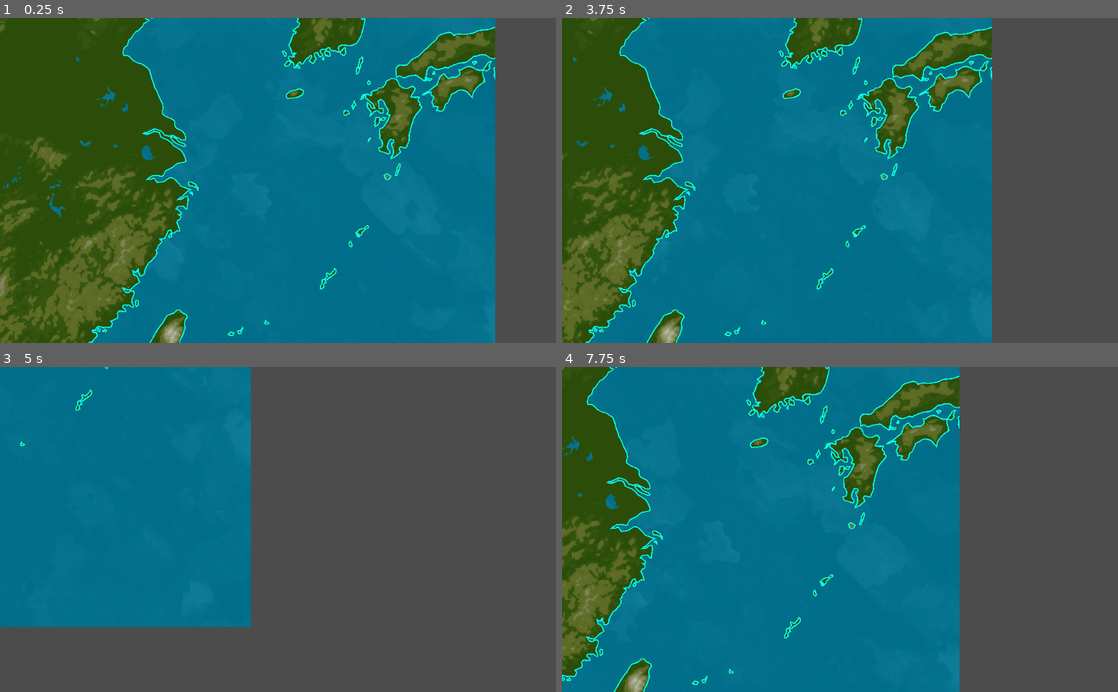
Above: before the commit, frames 1-4 (two rows, left to right).
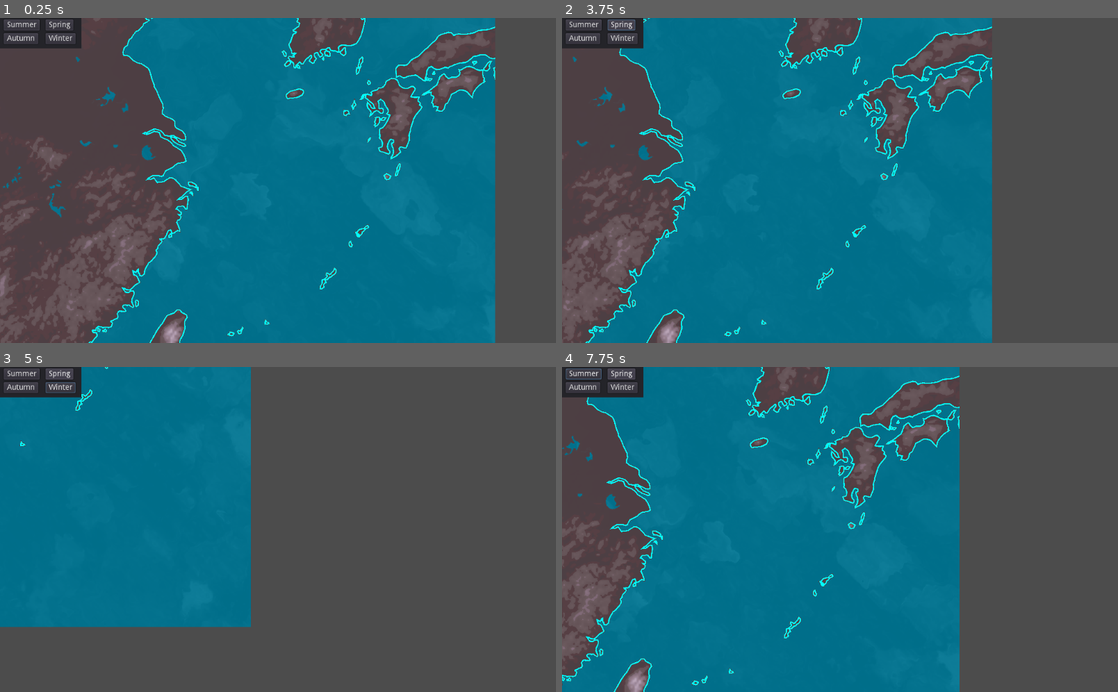
Above: after the commit, the same moments.

Repository: steambap/shader_2d
Game: Godot game, scene res://Main.tscn
The game is run twice, just before and just after one commit, with the same random seed, the same clock (stepped at 60 frames per second) and the same inputs.
Inputs (mouse positions are in pixels of both pictures, inside the frame that each line leads up to):
- Up to frame 1 (0.25 s): no input
- Up to frame 2 (3.75 s): click (584, 24) at 0.5 s, where only the run after the commit has a clickable "Summer"; click (584, 37) at 1.25 s, where only the run after the commit has a clickable "Autumn"; click (623, 37) at 2 s, where only the run after the commit has a clickable "Winter"; click (623, 24) at 2.75 s, where only the run after the commit has a clickable "Spring"; tap Enter at 3.5 s; hold Right (ui_right) from 3.53 s (still down)
- Up to frame 3 (5 s): release Right (ui_right) at 4.28 s; hold Down (ui_down) from 4.28 s (still down)
- Up to frame 4 (7.75 s): release Down (ui_down) at 5.03 s; hold Right (ui_right) 5.03-5.78 s; hold Up (ui_up) 5.78-6.53 s; hold Left (ui_left) from 6.53 s (still down)

The runs differ from the first frame. In frame 1, 32% of the frame differs, in the area x 0-90%, y 0-100%; in frame 2, 21%; in frame 3, 1.4%; in frame 4, 16%.

Commit message:
ground shader

Diff:
--- /dev/null
+++ b/Main.gd
@@ -0,0 +1,88 @@
+extends Node2D
+
+const SUMMER_COLOR = [
+	Vector3(0.18, 0.32, 0.04),
+	Vector3(0.22, 0.36, 0.06),
+	Vector3(0.42, 0.49, 0.15),
+	Vector3(0.67, 0.73, 0.38),
+	Vector3(0.79, 0.8, 0.47),
+	Vector3(0.91, 0.93, 0.71),
+];
+
+const AUTUMN_COLOR = [
+	Vector3(0.32, 0.28, 0.04),
+	Vector3(0.42, 0.36, 0.06),
+	Vector3(0.52, 0.49, 0.15),
+	Vector3(0.73, 0.67, 0.38),
+	Vector3(0.8, 0.78, 0.47),
+	Vector3(0.93, 0.9, 0.71),
+];
+
+const WINTER_COLOR = [
+	Vector3(0.28, 0.28, 0.32),
+	Vector3(0.32, 0.32, 0.36),
+	Vector3(0.42, 0.42, 0.49),
+	Vector3(0.66, 0.66, 0.73),
+	Vector3(0.77, 0.77, 0.8),
+	Vector3(0.9, 0.9, 0.93),
+];
+
+const SPRING_COLOR = [
+	Vector3(0.32, 0.26, 0.28),
+	Vector3(0.37, 0.27, 0.29),
+	Vector3(0.49, 0.4, 0.42),
+	Vector3(0.73, 0.56, 0.66),
+	Vector3(0.8, 0.57, 0.77),
+	Vector3(0.93, 0.71, 0.91),
+];
+
+func _ready():
+	set_spring()
+
+func set_spring():
+	$Ground.material.set_shader_param("color1", SPRING_COLOR[0])
+	$Ground.material.set_shader_param("color2", SPRING_COLOR[1])
+	$Ground.material.set_shader_param("color3", SPRING_COLOR[2])
+	$Ground.material.set_shader_param("color4", SPRING_COLOR[3])
+	$Ground.material.set_shader_param("color5", SPRING_COLOR[4])
+	$Ground.material.set_shader_param("color6", SPRING_COLOR[5])
+
+func set_winter():
+	$Ground.material.set_shader_param("color1", WINTER_COLOR[0])
+	$Ground.material.set_shader_param("color2", WINTER_COLOR[1])
+	$Ground.material.set_shader_param("color3", WINTER_COLOR[2])
+	$Ground.material.set_shader_param("color4", WINTER_COLOR[3])
+	$Ground.material.set_shader_param("color5", WINTER_COLOR[4])
+	$Ground.material.set_shader_param("color6", WINTER_COLOR[5])
+
+func set_autumn():
+	$Ground.material.set_shader_param("color1", AUTUMN_COLOR[0])
+	$Ground.material.set_shader_param("color2", AUTUMN_COLOR[1])
+	$Ground.material.set_shader_param("color3", AUTUMN_COLOR[2])
+	$Ground.material.set_shader_param("color4", AUTUMN_COLOR[3])
+	$Ground.material.set_shader_param("color5", AUTUMN_COLOR[4])
+	$Ground.material.set_shader_param("color6", AUTUMN_COLOR[5])
+
+func set_summer():
+	$Ground.material.set_shader_param("color1", SUMMER_COLOR[0])
+	$Ground.material.set_shader_param("color2", SUMMER_COLOR[1])
+	$Ground.material.set_shader_param("color3", SUMMER_COLOR[2])
+	$Ground.material.set_shader_param("color4", SUMMER_COLOR[3])
+	$Ground.material.set_shader_param("color5", SUMMER_COLOR[4])
+	$Ground.material.set_shader_param("color6", SUMMER_COLOR[5])
+
+
+func _on_Spring_pressed():
+	set_spring()
+
+
+func _on_Winter_pressed():
+	set_winter()
+
+
+func _on_Autumn_pressed():
+	set_autumn()
+
+
+func _on_Summer_pressed():
+	set_summer()
--- a/Main.tscn
+++ b/Main.tscn
@@ -6,17 +6,25 @@
 [ext_resource path="res://art/SurfaceImperfections001_1K_var1.jpg" type="Texture" id=4]
 [ext_resource path="res://shader/sea.shader" type="Shader" id=5]
 [ext_resource path="res://shader/ground.shader" type="Shader" id=6]
+[ext_resource path="res://Main.gd" type="Script" id=7]
+
+[sub_resource type="ShaderMaterial" id=1]
+shader = ExtResource( 6 )
+shader_param/color1 = null
+shader_param/color2 = null
+shader_param/color3 = null
+shader_param/color4 = null
+shader_param/color5 = null
+shader_param/color6 = null
 
 [sub_resource type="ShaderMaterial" id=2]
-shader = ExtResource( 6 )
-
-[sub_resource type="ShaderMaterial" id=1]
 shader = ExtResource( 5 )
 shader_param/amp = 0.1
 shader_param/tint_color = Plane( 0, 0.48, 0.6, 1 )
 shader_param/diffuse = ExtResource( 4 )
 
 [node name="Main" type="Node2D"]
+script = ExtResource( 7 )
 
 [node name="Camera2D" type="Camera2D" parent="."]
 offset = Vector2( 600, 400 )
@@ -24,9 +32,63 @@
 script = ExtResource( 1 )
 
 [node name="Ground" type="Sprite" parent="."]
-material = SubResource( 2 )
+material = SubResource( 1 )
 texture = ExtResource( 2 )
 
 [node name="Sea" type="Sprite" parent="."]
-material = SubResource( 1 )
+material = SubResource( 2 )
 texture = ExtResource( 3 )
+
+[node name="CanvasLayer" type="CanvasLayer" parent="."]
+
+[node name="Panel" type="Panel" parent="CanvasLayer"]
+margin_right = 150.0
+margin_bottom = 56.0
+__meta__ = {
+"_edit_use_anchors_": false
+}
+
+[node name="Summer" type="Button" parent="CanvasLayer/Panel"]
+margin_left = 7.0
+margin_top = 3.0
+margin_right = 12.0
+margin_bottom = 20.0
+text = "Summer"
+__meta__ = {
+"_edit_use_anchors_": false
+}
+
+[node name="Autumn" type="Button" parent="CanvasLayer/Panel"]
+margin_left = 7.0
+margin_top = 28.0
+margin_right = 12.0
+margin_bottom = 20.0
+text = "Autumn"
+__meta__ = {
+"_edit_use_anchors_": false
+}
+
+[node name="Winter" type="Button" parent="CanvasLayer/Panel"]
+margin_left = 84.0
+margin_top = 28.0
+margin_right = 12.0
+margin_bottom = 20.0
+text = "Winter"
+__meta__ = {
+"_edit_use_anchors_": false
+}
+
+[node name="Spring" type="Button" parent="CanvasLayer/Panel"]
+margin_left = 84.0
+margin_top = 3.0
+margin_right = 12.0
+margin_bottom = 20.0
+text = "Spring"
+__meta__ = {
+"_edit_use_anchors_": false
+}
+
+[connection signal="pressed" from="CanvasLayer/Panel/Summer" to="." method="_on_Summer_pressed"]
+[connection signal="pressed" from="CanvasLayer/Panel/Autumn" to="." method="_on_Autumn_pressed"]
+[connection signal="pressed" from="CanvasLayer/Panel/Winter" to="." method="_on_Winter_pressed"]
+[connection signal="pressed" from="CanvasLayer/Panel/Spring" to="." method="_on_Spring_pressed"]
--- a/shader/ground.shader
+++ b/shader/ground.shader
@@ -1,4 +1,10 @@
 shader_type canvas_item;
+uniform vec3 color1;
+uniform vec3 color2;
+uniform vec3 color3;
+uniform vec3 color4;
+uniform vec3 color5;
+uniform vec3 color6;
 
 void fragment() {
 	vec4 tex_color = texture(TEXTURE, UV);
@@ -7,17 +13,17 @@
 		// keep border
 		combine_color = tex_color.rgb;
 	} else if (tex_color.r < 0.05) {
-		combine_color = tex_color.rgb * 0.05 + vec3(0.18, 0.32, 0.04) * 0.95;
+		combine_color = mix(tex_color.rgb, color1, 0.95);
 	} else if (tex_color.r < 0.1) {
-		combine_color = tex_color.rgb * 0.1 + vec3(0.22, 0.36, 0.06) * 0.9;
+		combine_color = mix(tex_color.rgb, color2, 0.9);
 	} else if (tex_color.r < 0.25) {
-		combine_color = tex_color.rgb * 0.2 + vec3(0.42, 0.49, 0.15) * 0.8;
+		combine_color = mix(tex_color.rgb, color3, 0.75);
 	} else if (tex_color.r < 0.5) {
-		combine_color = tex_color.rgb * 0.5 + vec3(0.67, 0.73, 0.38) * 0.5;
+		combine_color = mix(tex_color.rgb, color4, 0.5);
 	} else if (tex_color.r < 0.75) {
-		combine_color = tex_color.rgb * 0.65 + vec3(0.79, 0.8, 0.47) * 0.35;
+		combine_color = mix(tex_color.rgb, color5, 0.35);
 	} else {
-		combine_color = tex_color.rgb * 0.8 + vec3(0.91, 0.93, 0.71) * 0.2;
+		combine_color = mix(tex_color.rgb, color6, 0.2);
 	}
 	COLOR = vec4(combine_color, tex_color.a);
 }
Not shown: 1 places in Main.tscn that only renumber resources
